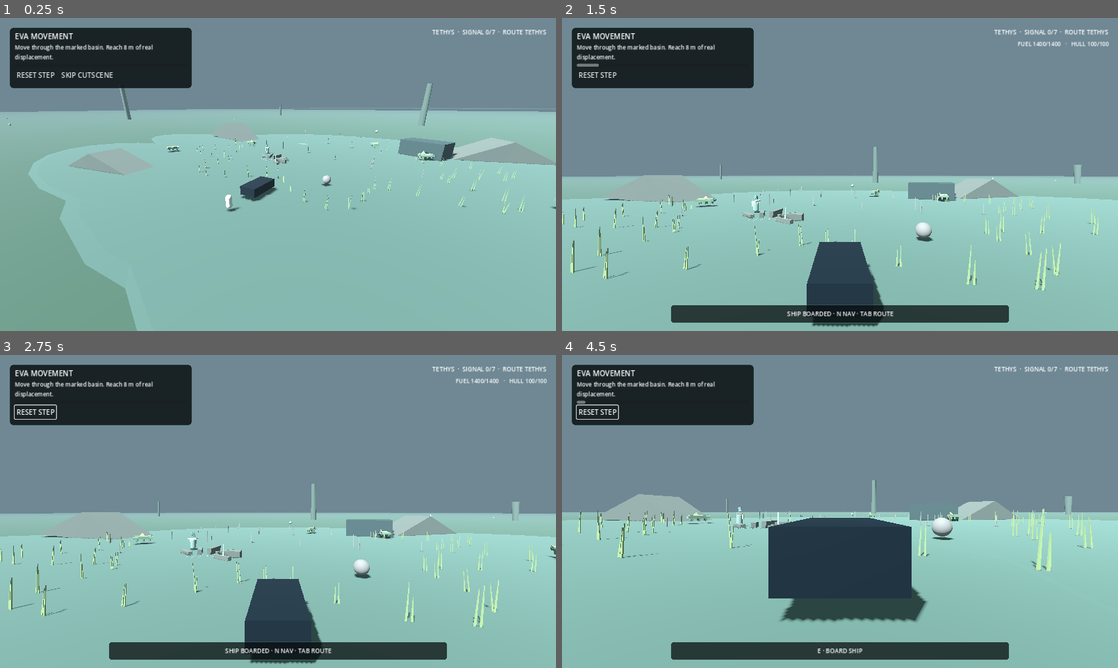
Above: before the commit, frames 1-4 (two rows, left to right).
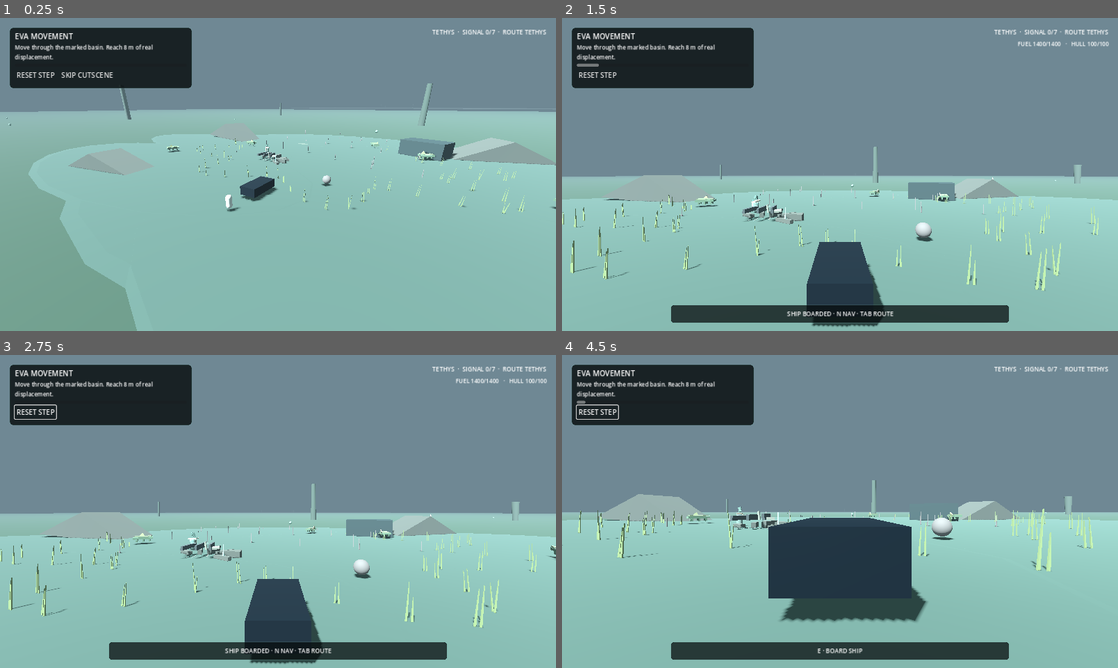
Above: after the commit, the same moments.

Repository: Islandyout/pale-signal
Game: Godot game, scene res://scenes/main.tscn
The game is run twice, just before and just after one commit, with the same random seed, the same clock (stepped at 60 frames per second) and the same inputs.
Inputs (mouse positions are in pixels of both pictures, inside the frame that each line leads up to):
- Up to frame 1 (0.25 s): no input
- Up to frame 2 (1.5 s): click "SKIP CUTSCENE" at 0.5 s; tap Enter at 1.25 s; move the mouse to (962, 158) at 1.27 s; hold D (move_right) from 1.28 s (still down); hold E (interact) from 1.28 s (still down); click (962, 158) at 1.42 s
- Up to frame 3 (2.75 s): tap Space (jump) at 1.52 s; release D (move_right) at 2 s; release E (interact) at 2 s; click "RESET STEP" at 2 s
- Up to frame 4 (4.5 s): move the mouse to (812, 511) at 2.77 s; hold W (move_forward) from 2.78 s (still down); tap N (nav_toggle) at 2.85 s; move the mouse to (851, 505) at 3.52 s; hold F (scan) 3.53-4.28 s; move the mouse to (834, 517) at 4.27 s; tap E (interact) at 4.35 s; click (834, 517) at 4.42 s

The runs differ from the first frame. In frame 1, less than 0.1% of the frame differs, in the area x 46-50%, y 42-46%; in frame 2, 0.2%; in frame 3, 0.2%, in the area x 32-40%, y 59-66%; in frame 4, 0.2%.

Commit message:
Wire authored archaeology presentation

Diff:
--- a/reboot/scripts/game_root.gd
+++ b/reboot/scripts/game_root.gd
@@ -135,6 +135,7 @@
 		var b := BoxMesh.new()
 		b.size = Vector3(4.2, 0.55, 2.1)
 		ruin_mesh.mesh = b
+	WorldArt.decorate_training_foundation(ruin)
 
 	scanner = ScannerSystem.new()
 	add_child(scanner)
